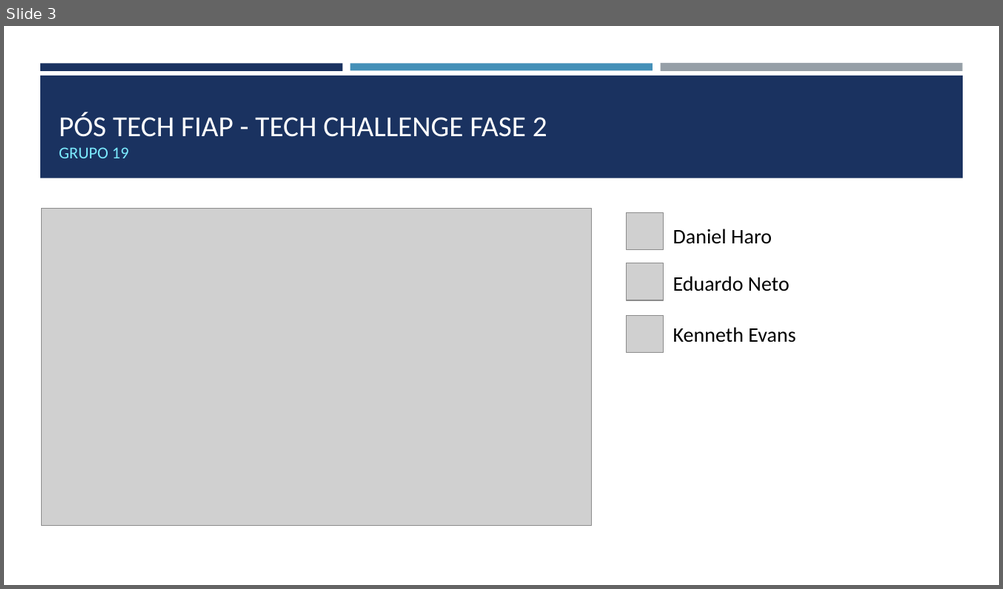
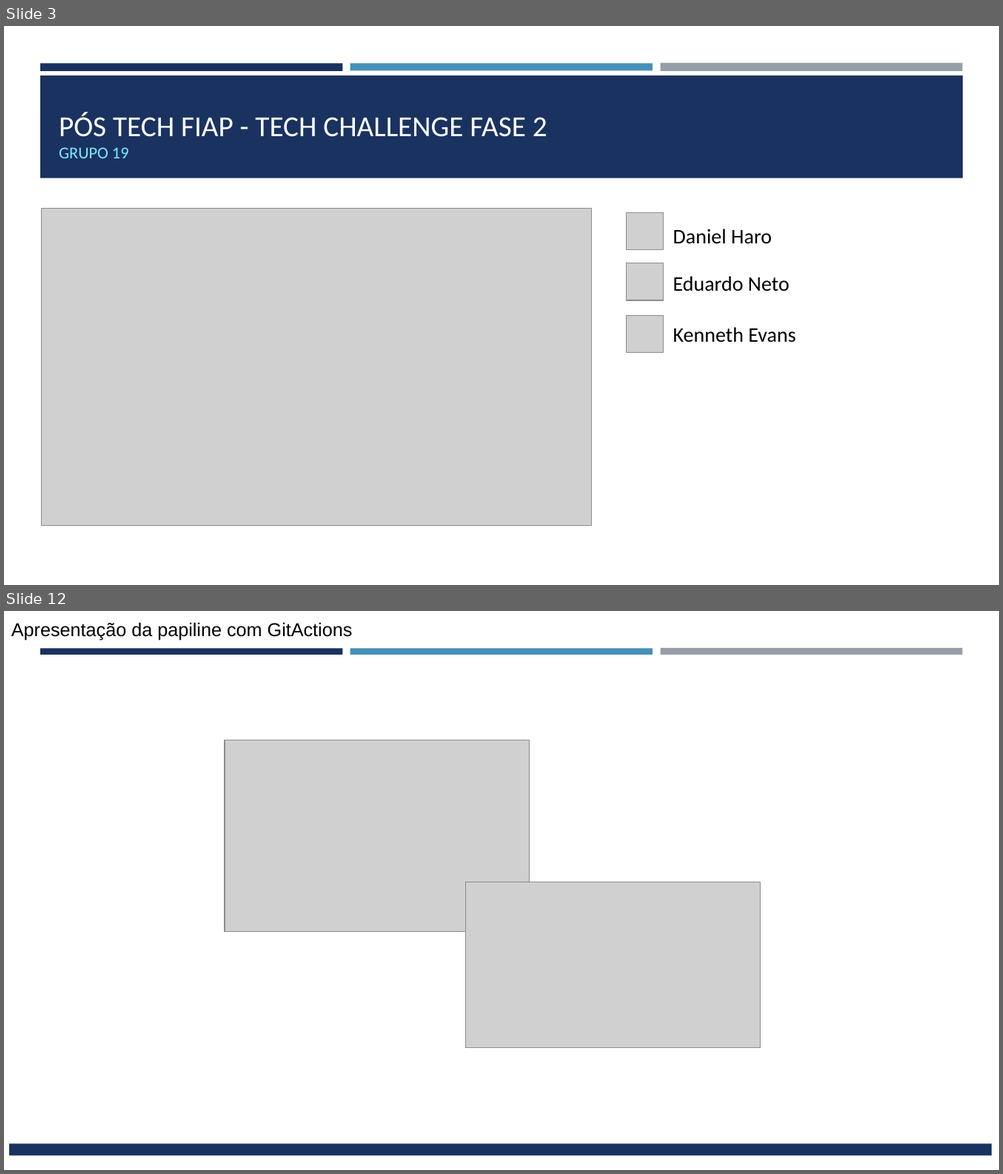
Before and after one commit to codes-and-technology/contatos, a slide deck: docs/Tech Challenge Fase 3/Desenho da Solução Tech Challenge - Fase 3 v1.pptx. Shown one above the other, each under a label of ours: slide 3 before the commit, slides 3 and 12 after it; the slides between them are not shown. The pictures are 1003x589 and 1003x1174 pixels, drawn with LibreOffice and Linux fonts; fonts in the diff are those of the drawing; grey boxes stand for pictures. Boxes give left, top, right and bottom in pixels: in the first picture for what was removed or moved away, otherwise in the second. Text is boxed around its words. In the diff, an @@ line names an element or a change of style, - is before the commit and + after.

```diff
--- a/docs/Tech Challenge Fase 3/Desenho da Solução Tech Challenge - Fase 3 v1.pptx
+++ b/docs/Tech Challenge Fase 3/Desenho da Solução Tech Challenge - Fase 3 v1.pptx
@@ slide 12 added at bbox=[4, 611, 999, 1170], background #FFFFFF; not listed: 3 template elements that a slide beside it also shows @@
@@ text added at bbox=[11, 622, 353, 641], 18 pt, text #000000 @@
+Apresentação da papiline com GitActions
@@ rectangle added at bbox=[4, 655, 999, 1170], fill #FFFFFF @@
@@ picture added at bbox=[225, 741, 529, 933] @@
@@ picture added at bbox=[466, 883, 760, 1048] @@
@@ rectangle added at bbox=[22, 1002, 976, 1139], fill #FFFFFF @@
@@ rectangle added at bbox=[9, 1145, 991, 1156], fill #1A3260 @@
```
Also in this commit, not shown: 3 slides changed, 10 other slides added, 2 slides removed.
